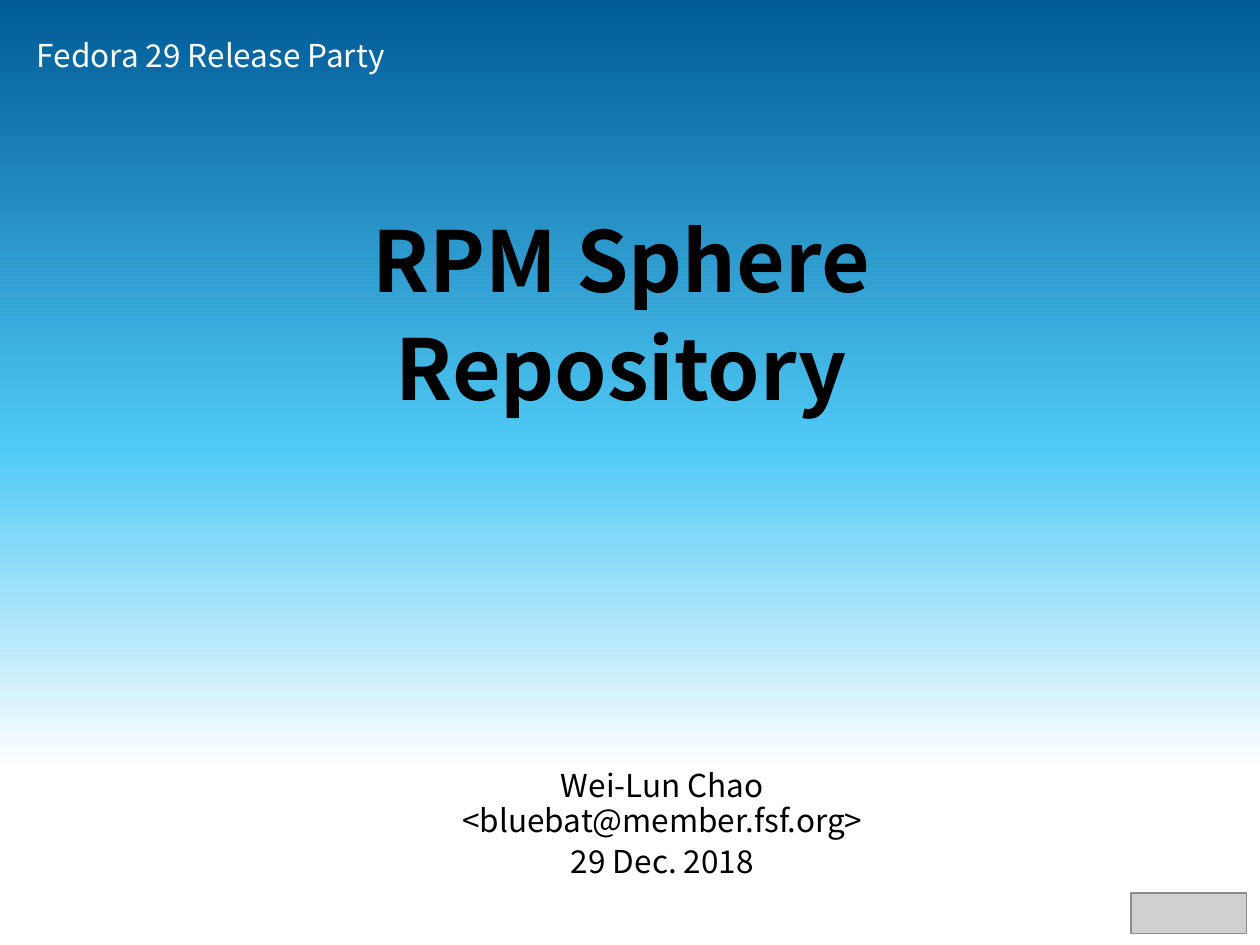
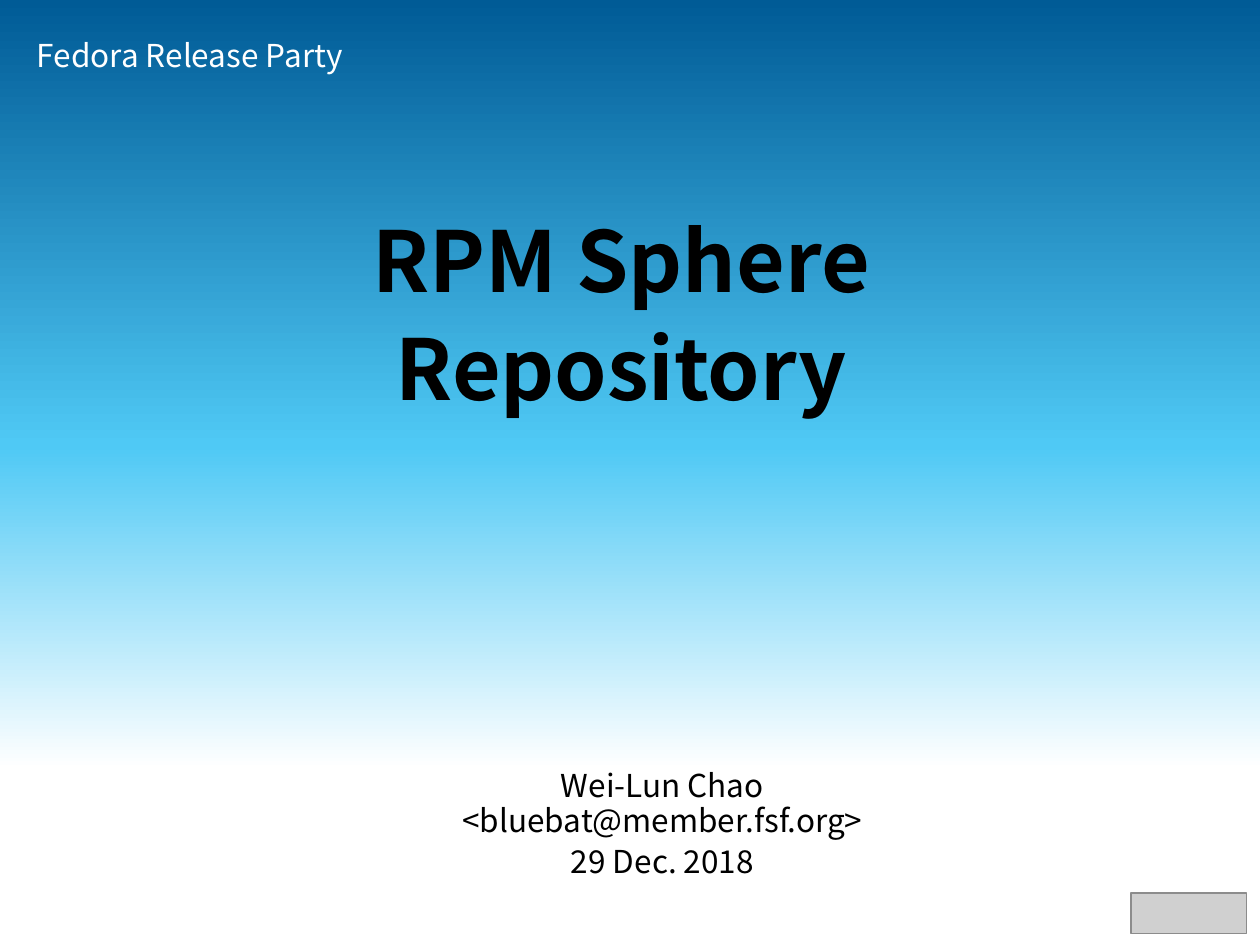
Before and after one commit to bluebat/.presentations, a slide deck: slide 1 of rpmsphere-repository.odp. Drawn at 1260x945 pixels with LibreOffice and Linux fonts; fonts in the diff are those of the drawing; grey boxes stand for pictures; background and template pictures are left out. Boxes give left, top, right and bottom in pixels: in the first picture for what was removed or moved away, otherwise in the second. Text is boxed around its words. In the diff, an @@ line names an element or a change of style, - is before the commit and + after.

```diff
--- a/rpmsphere-repository.odp
+++ b/rpmsphere-repository.odp
@@ text at (x1=37, y1=42, x2=343, y2=75): text changed @@
-Fedora 29 Release Party
+Fedora Release Party
```
Also in this commit, not shown: 1 other slide changed, 1 other file.
